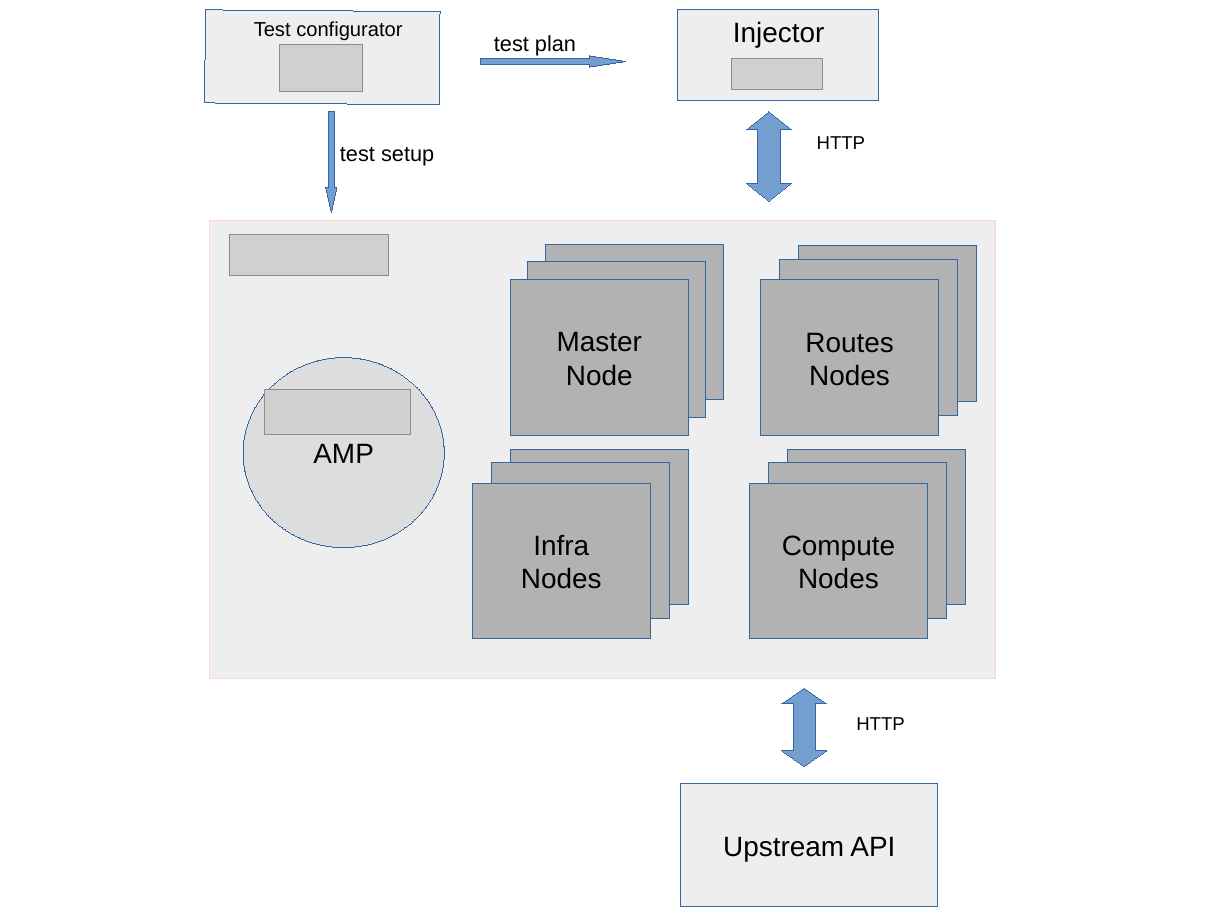
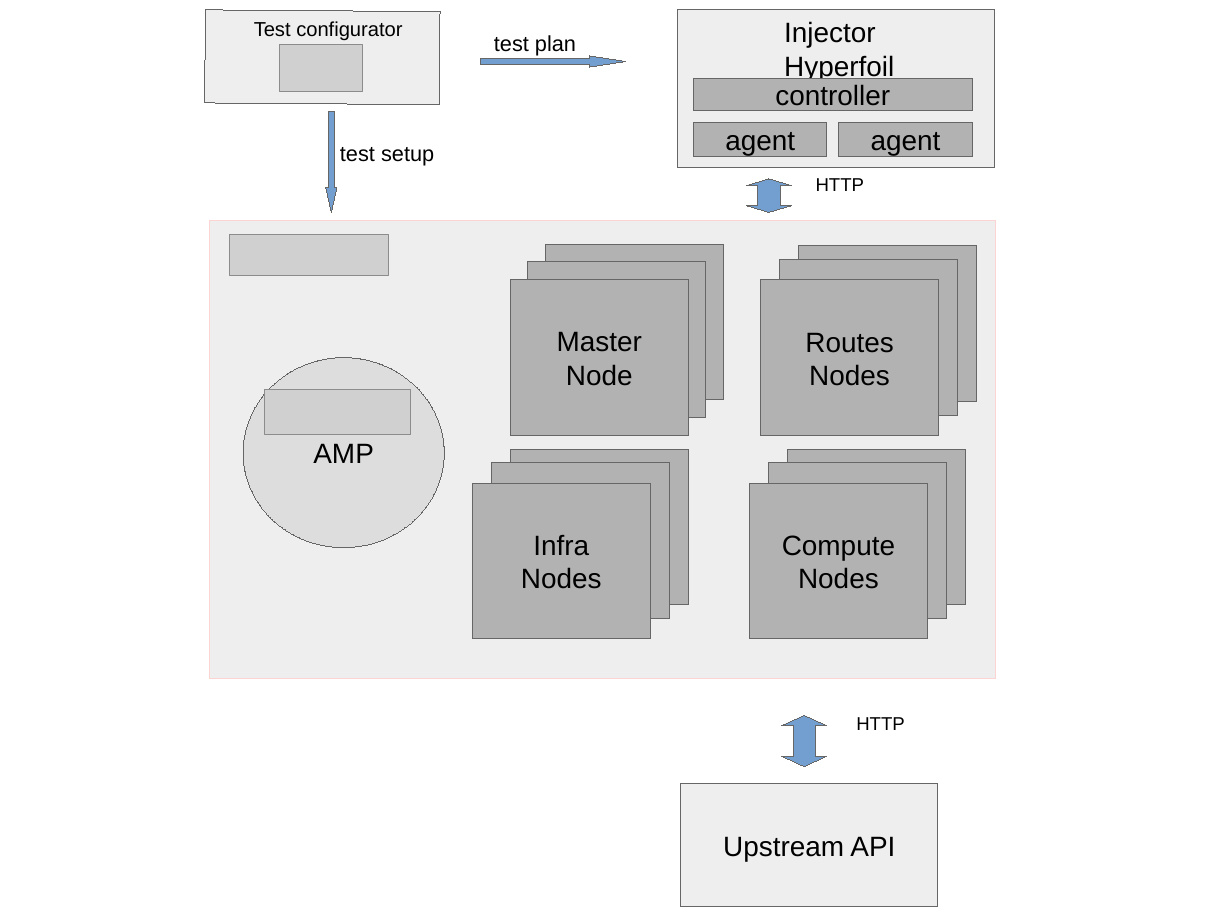
Before and after one commit to 3scale-labs/perftest-toolkit, a slide deck: slide 1 of deployment/doc/infrastructure.odp. Drawn at 1232x924 pixels with LibreOffice and Linux fonts; fonts in the diff are those of the drawing; grey boxes stand for pictures. Boxes give left, top, right and bottom in pixels: in the first picture for what was removed or moved away, otherwise in the second. Text is boxed around its words. In the diff, an @@ line names an element or a change of style, - is before the commit and + after.

Commit message:
Candidate release of Hyperfoil integration.

```diff
--- a/deployment/doc/infrastructure.odp
+++ b/deployment/doc/infrastructure.odp
@@ outline #3465A4 0 pt to #666666 0 pt in 18 elements at box(681, 784, 938, 907), box(750, 483, 928, 638), box(473, 483, 651, 638), box(761, 279, 939, 435), box(546, 245, 723, 400), box(528, 262, 705, 417), box(511, 279, 689, 435), box(244, 358, 445, 548), box(788, 449, 966, 605), box(769, 463, 947, 618), box(511, 449, 689, 605), box(492, 463, 670, 618), box(799, 246, 977, 401), box(780, 259, 958, 415), box(205, 10, 441, 105), box(481, 56, 626, 67), box(325, 112, 337, 212), box(677, 10, 995, 168) @@
@@ rectangle: place and size @@
-rectangle at box(677, 10, 879, 101)
+rectangle at box(677, 10, 995, 168)
@@ text "Injector": place and size @@
-text "Injector" at box(733, 21, 825, 48)
+text "Injector" at box(784, 21, 894, 81)
@@ picture removed at box(732, 58, 823, 89) @@
@@ text at box(784, 55, 894, 81): paragraph added @@
+Hyperfoil
@@ rectangle added at box(694, 78, 973, 111), fill #B2B2B2, outline #666666 0 pt, 18 pt, text #000000 @@
+controller
@@ rectangle added at box(694, 123, 827, 157), fill #B2B2B2, outline #666666 0 pt, 18 pt, text #000000 @@
+agent
@@ rectangle added at box(840, 123, 973, 157), fill #B2B2B2, outline #666666 0 pt, 18 pt, text #000000 @@
+agent
@@ up down arrow at box(747, 179, 792, 212): outline #3465A4 0 pt to #666666 0 pt; proportions changed @@
@@ up down arrow: place and size @@
-up down arrow at box(747, 112, 792, 201)
+up down arrow at box(747, 179, 792, 212)
@@ text "HTTP": place and size @@
-text "HTTP" at box(817, 136, 866, 149)
+text "HTTP" at box(816, 178, 865, 191)
@@ up down arrow: place and size @@
-up down arrow at box(783, 689, 827, 767)
+up down arrow at box(783, 715, 827, 767)
@@ up down arrow at box(783, 715, 827, 767): outline #3465A4 0 pt to #666666 0 pt; proportions changed @@
```
Also in this commit, not shown: 34 other files.
